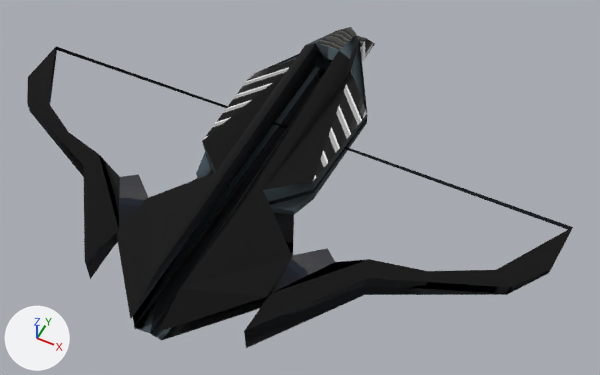
An edit to the glTF model native/assets/weapons/pd/1a-crossbow-fp.glb, drawn before and after from the same camera.
Camera for both pictures: a camera (50 mm lens) standing at (189.0, -200.0, 410.0) and looking at (24.0, 130.0, -2.0). Every picture has the same lights, and +X, +Y and +Z are marked at lower left. The older version comes first. Vertices at exactly the same position are counted once.

In view in the first picture: 'gun'.
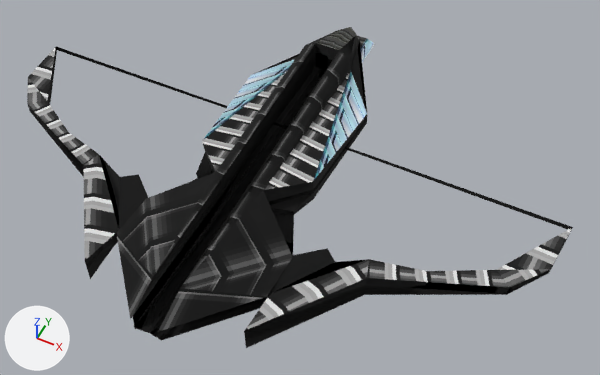
What changed in the scene script:
```text
Add img_image_6:
    img_image_6 = load_image('Image_6', '_unpacked/Image_6', 1, 1, 'sRGB')
Add mat_tex03ba_32x32_envmappingtexscales0_031250texscalet0_031250:
    mat_tex03ba_32x32_envmappingtexscales0_031250texscalet0_031250 = bpy.data.materials.new('tex03ba_32x32_EnvMappingTexScaleS0.031250TexScaleT0.031250')
    # colours: black #000000, mixed with the vertex colours
    # uses the picture img_image_1
Add mat_tex0001_1x1:
    mat_tex0001_1x1 = bpy.data.materials.new('tex0001_1x1')
    # uses the picture img_image_6
Add mat_tex0605_32x32_envmappingtexscales0_031250texscalet0_031250:
    mat_tex0605_32x32_envmappingtexscales0_031250texscalet0_031250 = bpy.data.materials.new('tex0605_32x32_EnvMappingTexScaleS0.031250TexScaleT0.031250')
    # colours: black #000000, mixed with the vertex colours
    # uses the picture img_image_3
Change me_crossbow_bin:
    where me_crossbow_bin.from_pydata(...)  # 155 vertices, 267 faces; spans x -194.0..195.0, y -14.0..293.0, z -10.0..41.0
    used by ob_gun; location = (0.0, 0.0, 0.0)
    me_crossbow_bin part 1: 30 kept faces spanning x -194.0..195.0, y -14.0..222.0, z 14.0..41.0 get new texture (UV) coordinates
    me_crossbow_bin part 2: 16 faces spanning x -194.0..195.0, y 4.0..222.0, z 14.0..28.0 switch from mat_part00_untextured to mat_tex11_32x32
    me_crossbow_bin part 3: 164 faces spanning x -194.0..195.0, y -14.0..271.0, z -7.0..41.0 switch from mat_tex07_32x32 to mat_tex03ba_32x32_envmappingtexscales0_031250texscalet0_031250
    me_crossbow_bin part 4: 54 faces spanning x -51.0..52.0, y -14.0..271.0, z 3.0..41.0 switch from mat_tex09_32x32 to mat_tex0605_32x32_envmappingtexscales0_031250texscalet0_031250
    me_crossbow_bin part 5: 8 faces spanning x -45.0..45.0, y 84.0..293.0, z -10.0..26.0 switch from mat_tex11_32x32 to mat_tex12_1x1
    add me_crossbow_bin.materials.append(mat_tex0001_1x1)
```

Changed parts and their boxes [x1, y1, x2, y2] in the pictures (600 x 375 px):
part 1 of me_crossbow_bin, surface changed: [27, 43, 573, 332] in both
part 2 of me_crossbow_bin, recoloured: [27, 47, 573, 330] in both
part 3 of me_crossbow_bin, recoloured: [28, 39, 572, 341] in both
part 4 of me_crossbow_bin, recoloured: [138, 35, 368, 340] in both
part 5 of me_crossbow_bin, recoloured: [203, 39, 375, 181] in both
